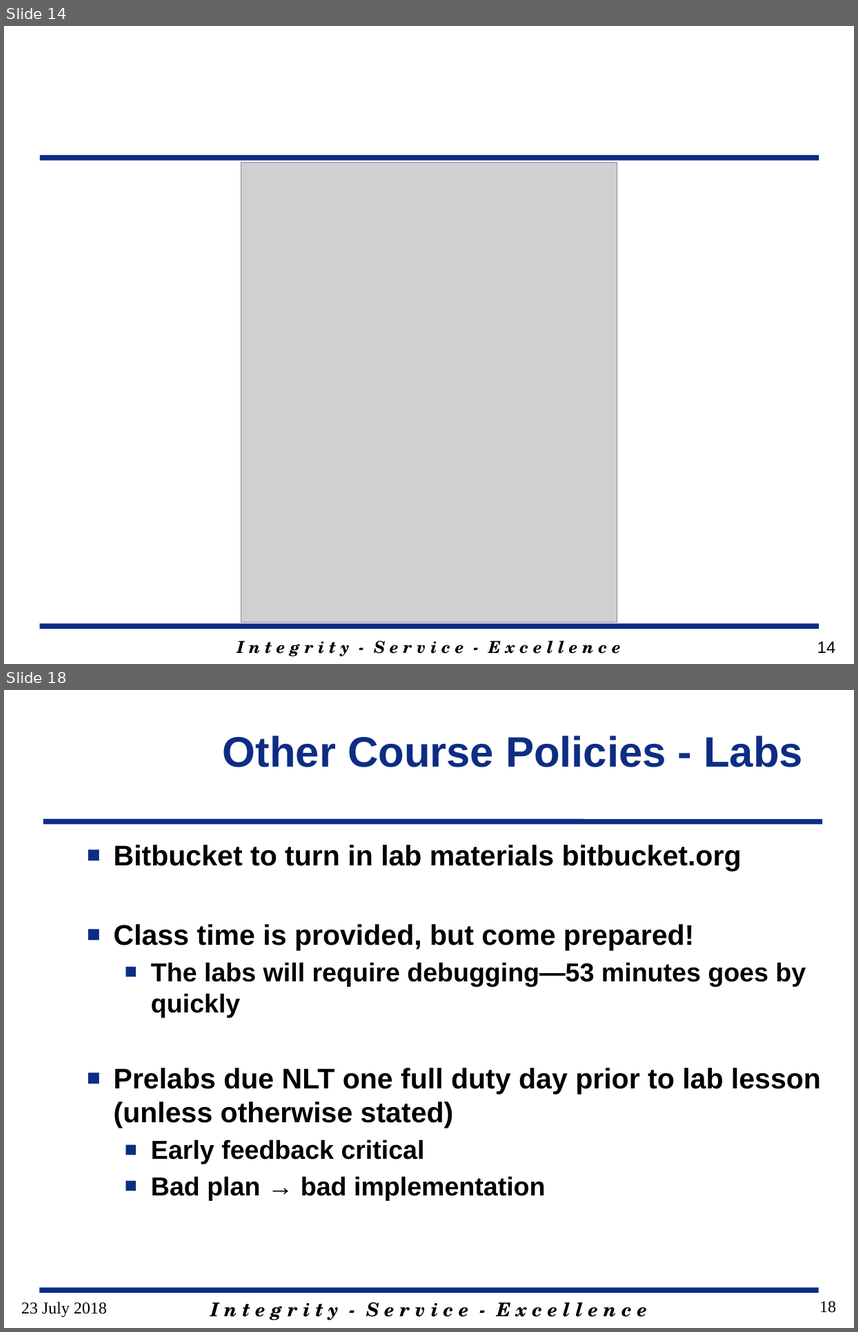
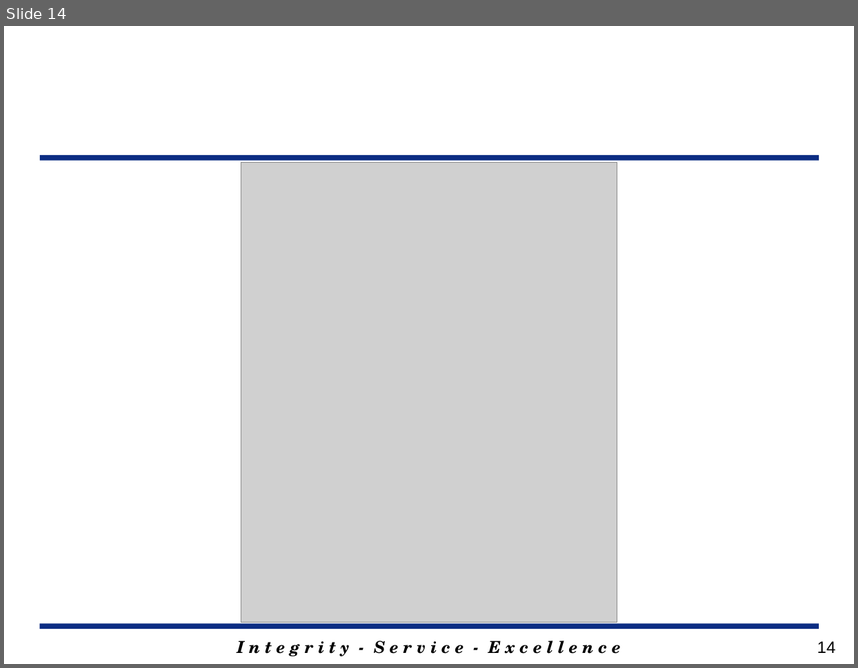
Before and after one commit to MarsUniversity/ECE382, a slide deck: source/lessons/lsn1/Lsn1.pptx. Shown one above the other, each under a label of ours: slides 14 and 18 before the commit, slide 14 after it; the slides between them are not shown. The pictures are 858x1332 and 858x668 pixels, drawn with LibreOffice and Linux fonts; fonts in the diff are those of the drawing; grey boxes stand for pictures; background and template pictures are left out. Boxes give left, top, right and bottom in pixels: in the first picture for what was removed or moved away, otherwise in the second. Text is boxed around its words. In the diff, an @@ line names an element or a change of style, - is before the commit and + after.

```diff
--- a/source/lessons/lsn1/Lsn1.pptx
+++ b/source/lessons/lsn1/Lsn1.pptx
@@ slide 18 removed at bbox=[4, 690, 854, 1328], background #FFFFFF @@
@@ title removed at bbox=[223, 736, 803, 767] @@
-Other Course Policies - Labs
@@ line removed from (43, 822) to (822, 822) @@
@@ text removed at bbox=[114, 845, 821, 1200] @@
-■ Bitbucket to turn in lab materials bitbucket.org
-■ Class time is provided, but come prepared!
-  ■ The labs will require debugging—53 minutes goes by quickly
-■ Prelabs due NLT one full duty day prior to lab lesson (unless otherwise stated)
-  ■ Early feedback critical
-  ■ Bad plan → bad implementation
@@ text removed at bbox=[21, 1301, 107, 1317] @@
-23 July 2018
@@ line removed from (40, 1290) to (818, 1290) @@
@@ text removed at bbox=[210, 1302, 647, 1320] @@
-I n t e g r i t y - S e r v i c e - E x c e l l e n c e
@@ page number removed at bbox=[820, 1301, 836, 1312] @@
-18
```
Also in this commit, not shown: 6 slides changed, 1 slide added, 9 other slides removed, 18 other files.
